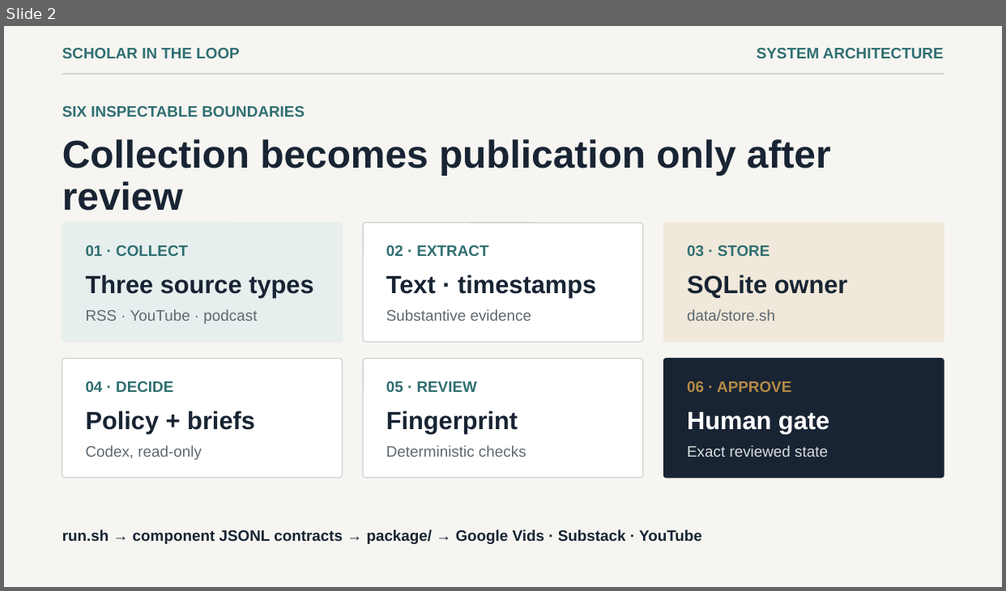
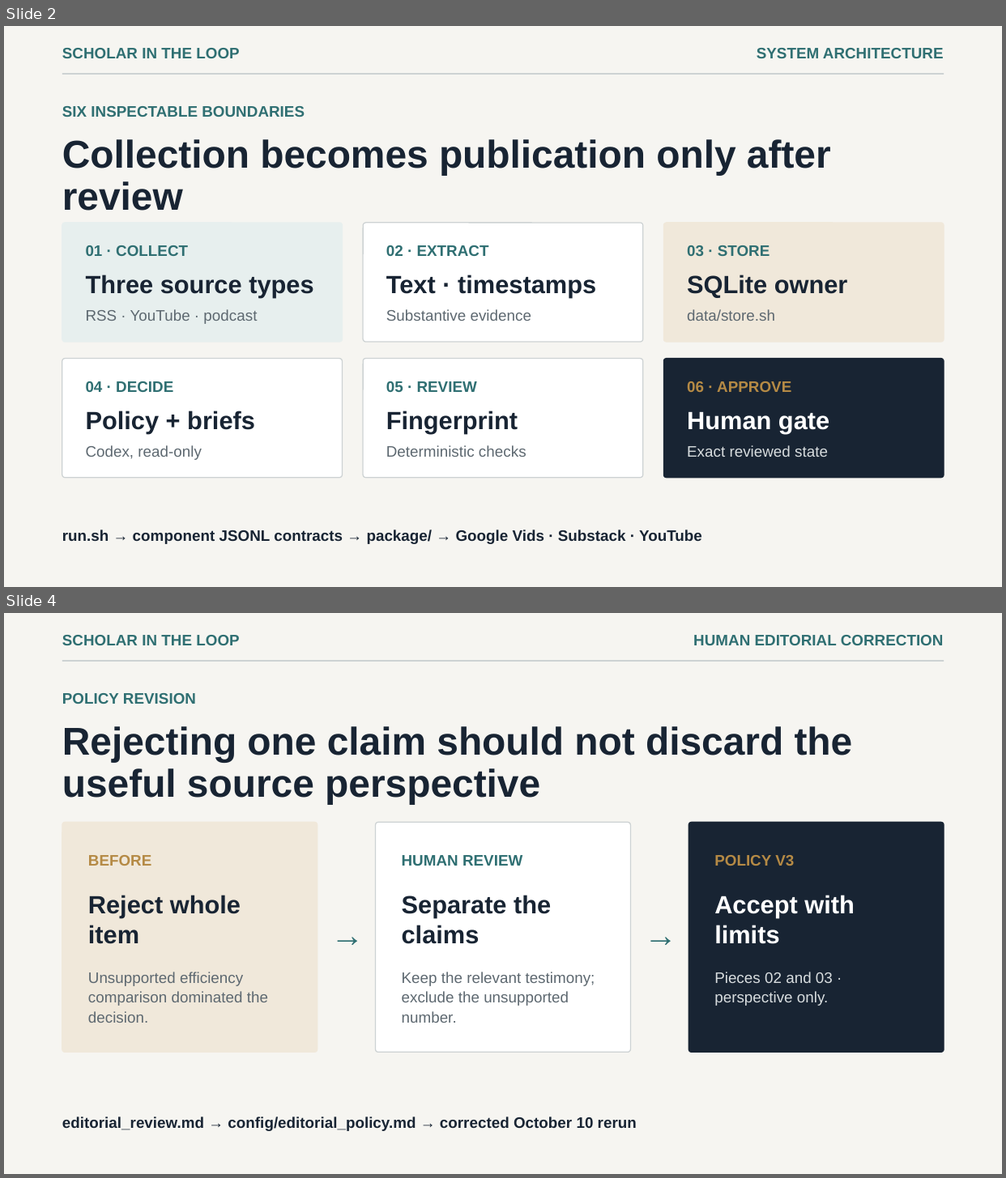
Before and after one commit to Zhekai-Li/ps04, a slide deck: runs/live-20261010T142614Z-b7aaa14e/package/technical_demo/technical-demo-human-recording.pptx. Shown one above the other, each under a label of ours: slide 2 before the commit, slides 2 and 4 after it; the slides between them are not shown. The pictures are 1006x591 and 1006x1178 pixels, drawn with LibreOffice and Linux fonts; fonts in the diff are those of the drawing. Boxes give left, top, right and bottom in pixels: in the first picture for what was removed or moved away, otherwise in the second. Text is boxed around its words. In the diff, an @@ line names an element or a change of style, - is before the commit and + after.

Commit message:
Correct human-recorded demo slide selection

```diff
--- a/runs/live-20261010T142614Z-b7aaa14e/package/technical_demo/technical-demo-human-recording.pptx
+++ b/runs/live-20261010T142614Z-b7aaa14e/package/technical_demo/technical-demo-human-recording.pptx
@@ slide 4 added at (4,613,1002,1174), background #F6F5F1 @@
@@ text added at (62,635,239,645), 11 pt, text #2F6F72, bold @@
+SCHOLAR IN THE LOOP
@@ text added at (693,635,944,645), 11 pt, text #2F6F72, bold @@
+HUMAN EDITORIAL CORRECTION
@@ rectangle added at (62,660,943,661), fill #CDD2D3 @@
@@ text added at (62,693,196,704), 11 pt, text #2F6F72, bold @@
+POLICY REVISION
@@ text added at (62,726,853,804), 28 pt, text #182433, bold @@
+Rejecting one claim should not discard the useful source perspective
@@ rounded rectangle added at (62,823,317,1053), fill #F0E8DA, outline #F0E8DA 0.75 pt @@
@@ rounded rectangle added at (375,823,631,1053), fill #FFFFFF, outline #CDD2D3 0.75 pt @@
@@ rounded rectangle added at (688,823,944,1053), fill #182433, outline #182433 0.75 pt @@
@@ text added at (88,855,152,866), 11 pt, text #B58A45, bold @@
+BEFORE
@@ text added at (402,855,522,866), 11 pt, text #2F6F72, bold @@
+HUMAN REVIEW
@@ text added at (714,855,794,866), 11 pt, text #B58A45, bold @@
+POLICY V3
@@ text added at (88,895,241,944), 18 pt, text #182433, bold @@
+Reject whole item
@@ text added at (402,895,551,944), 18 pt, text #182433, bold @@
+Separate the claims
@@ text added at (714,895,854,944), 18 pt, text #FFFFFF, bold @@
+Accept with limits
@@ text added at (330,920,361,953), 24 pt, text #2F6F72 @@
+→
@@ text added at (644,920,675,953), 24 pt, text #2F6F72 @@
+→
@@ text added at (88,972,268,1023), 11 pt, text #5D6870 @@
+Unsupported efficiency comparison dominated the decision.
@@ text added at (402,972,595,1023), 11 pt, text #5D6870 @@
+Keep the relevant testimony; exclude the unsupported number.
@@ text added at (714,972,833,1006), 11 pt, text #D8DDDF @@
+Pieces 02 and 03 · perspective only.
@@ text added at (62,1117,637,1131), 11 pt, text #182433, bold @@
+editorial_review.md → config/editorial_policy.md → corrected October 10 rerun
```
Also in this commit, not shown: 2 other slides added, 3 slides removed, 1 other file.
